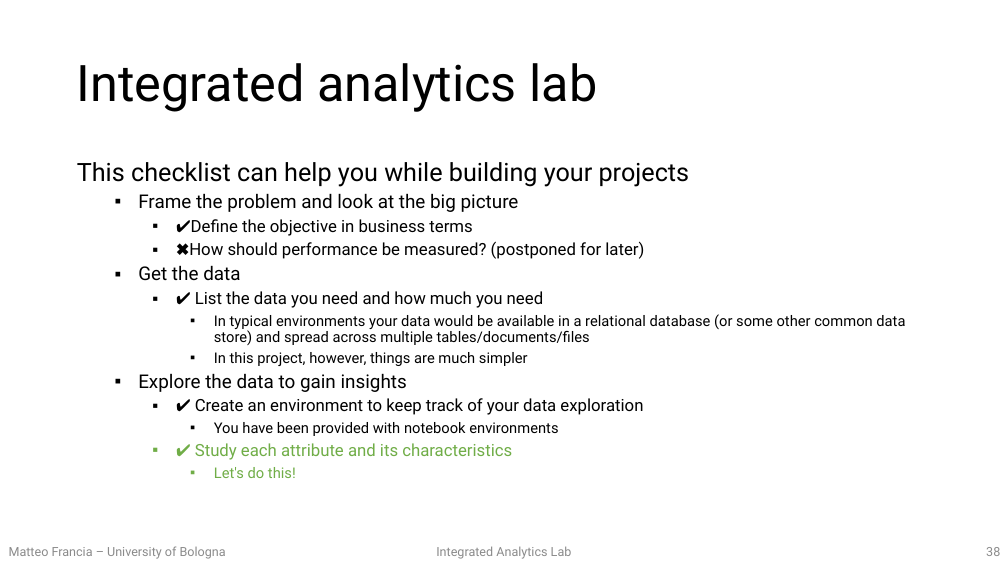
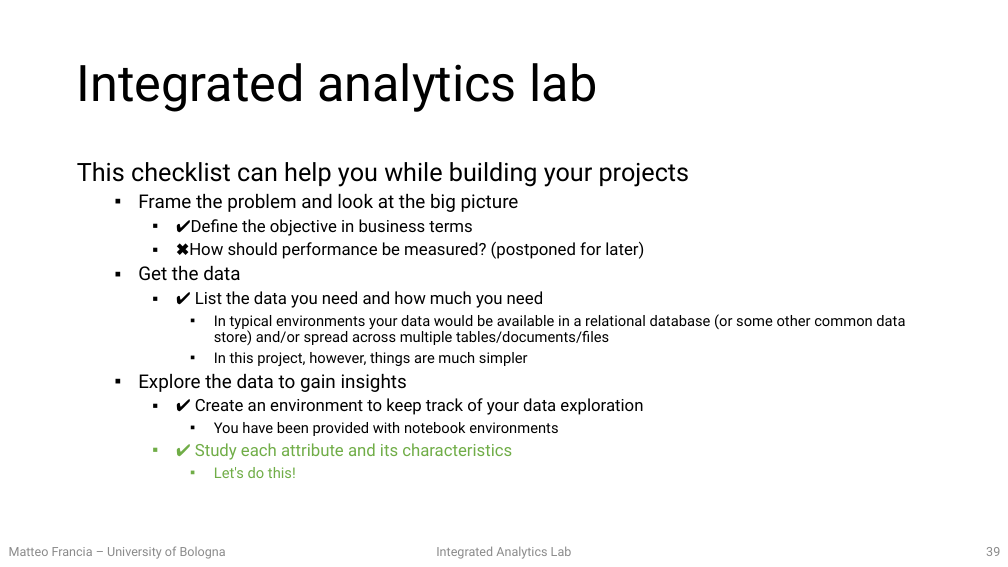
Before and after one commit to w4bo/teaching-handsondatapipelines, a slide deck: slide 39 of 01-DataPreprocessing/01-slides.pptx (slide 38 before the commit). Drawn at 1008x567 pixels with LibreOffice and Linux fonts; fonts in the diff are those of the drawing. Boxes give left, top, right and bottom in pixels: in the first picture for what was removed or moved away, otherwise in the second. Text is boxed around its words. In the diff, an @@ line names an element or a change of style, - is before the commit and + after.

```diff
--- a/01-DataPreprocessing/01-slides.pptx
+++ b/01-DataPreprocessing/01-slides.pptx
@@ text at box(214, 314, 905, 345): text changed @@
-      ▪ In typical environments your data would be available in a relational database (or some other common data store) and spread across multiple tables/documents/files
+      ▪ In typical environments your data would be available in a relational database (or some other common data store) and/or spread across multiple tables/documents/files
```
Also in this commit, not shown: 5 other slides changed, 1 slide added, 3 other files.
